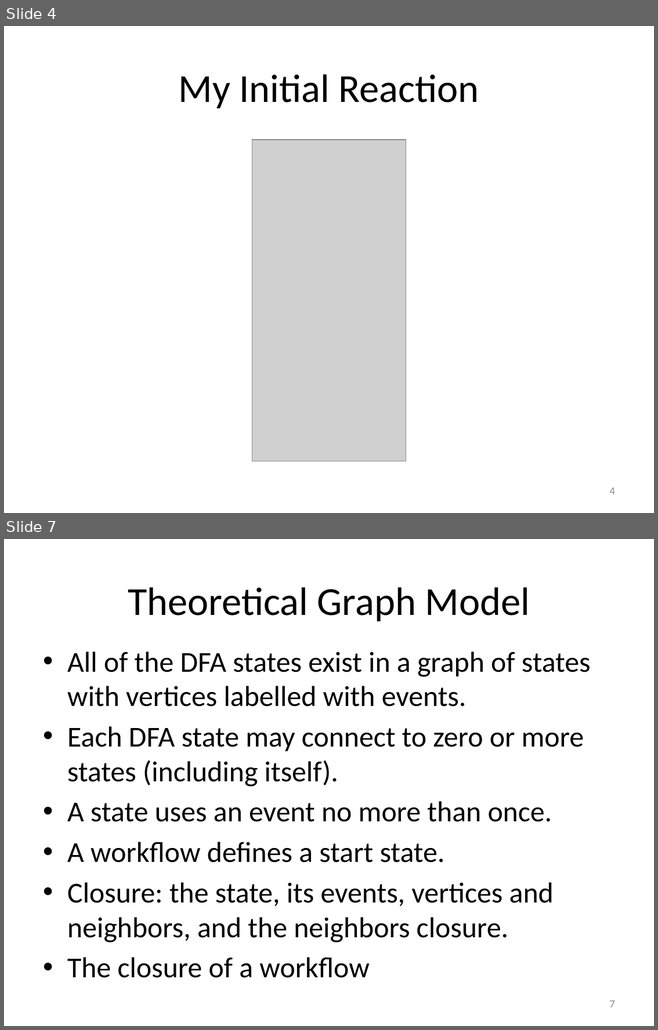
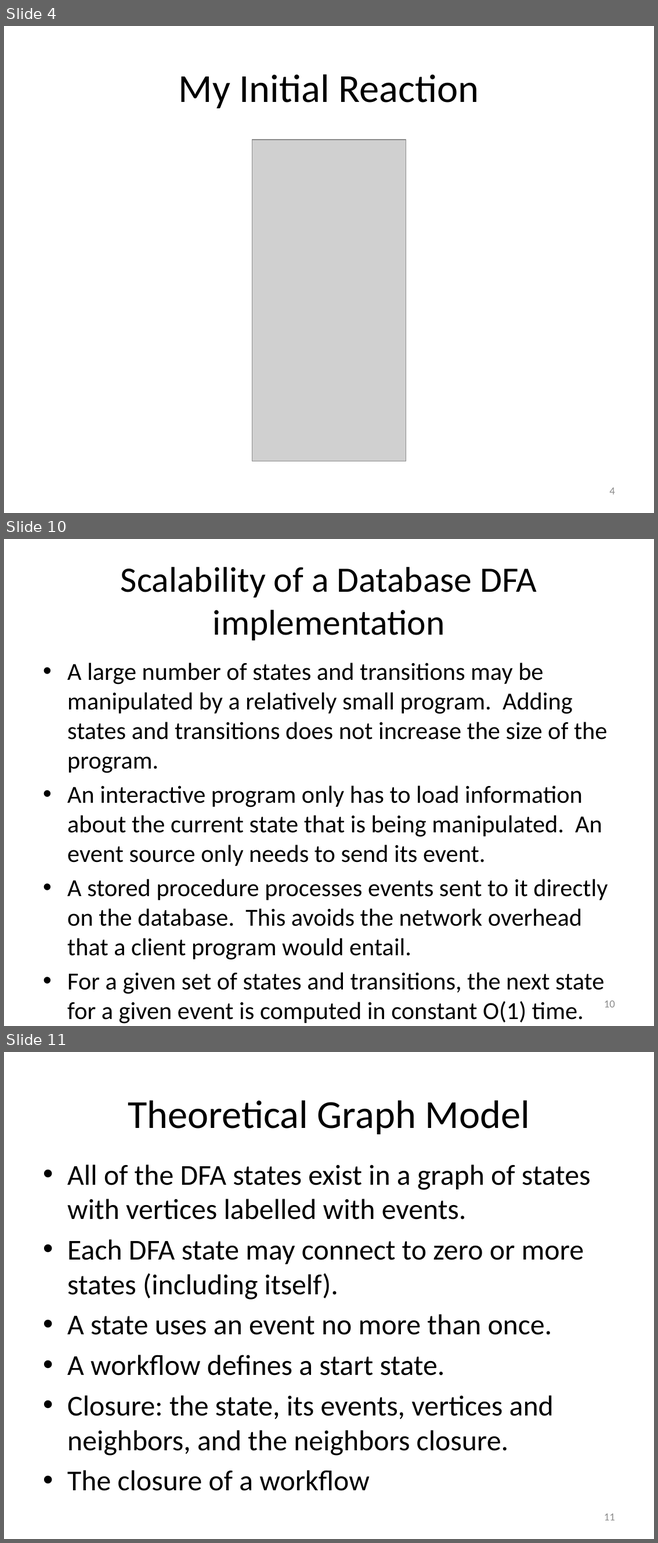
Before and after one commit to RichardRoda/DFA-Workflow-Model, a slide deck: Modeling Workflows with Event Driven DFA.pptx. Shown one above the other, each under a label of ours: slides 4 and 7 before the commit, slides 4, 10 and 11 after it; the slides between them are not shown. The pictures are 658x1030 and 658x1543 pixels, drawn with LibreOffice and Linux fonts; fonts in the diff are those of the drawing; grey boxes stand for pictures. Boxes give left, top, right and bottom in pixels: in the first picture for what was removed or moved away, otherwise in the second. Text is boxed around its words. In the diff, an @@ line names an element or a change of style, - is before the commit and + after.

Commit message:
Add discussion about design advantages and scalability of system.  Add A*BC FSM diagram.

```diff
--- a/Modeling Workflows with Event Driven DFA.pptx
+++ b/Modeling Workflows with Event Driven DFA.pptx
@@ slide 10 added at bbox=[4, 539, 654, 1026], background #FFFFFF @@
@@ title added at bbox=[121, 567, 536, 641], 39.6 pt, text #000000 @@
+Scalability of a Database DFA implementation
@@ text added at bbox=[67, 663, 607, 1024], 27.2 pt, text #000000 @@
+• A large number of states and transitions may be manipulated by a relatively small program. Adding states and transitions does not increase the size of the program.
+• An interactive program only has to load information about the current state that is being manipulated. An event source only needs to send its event.
+• A stored procedure processes events sent to it directly on the database. This avoids the network overhead that a client program would entail.
+• For a given set of states and transitions, the next state for a given event is computed in constant O(1) time.
@@ page number added at bbox=[604, 1001, 615, 1008], 12 pt, text #8C8C8C @@
+10
@@ what was slide 7 is now slide 11 @@
@@ page number at bbox=[604, 1514, 615, 1521]: text changed @@
-7
+11
```
Also in this commit, not shown: 3 slides changed, 6 other slides added, 2 other files.
